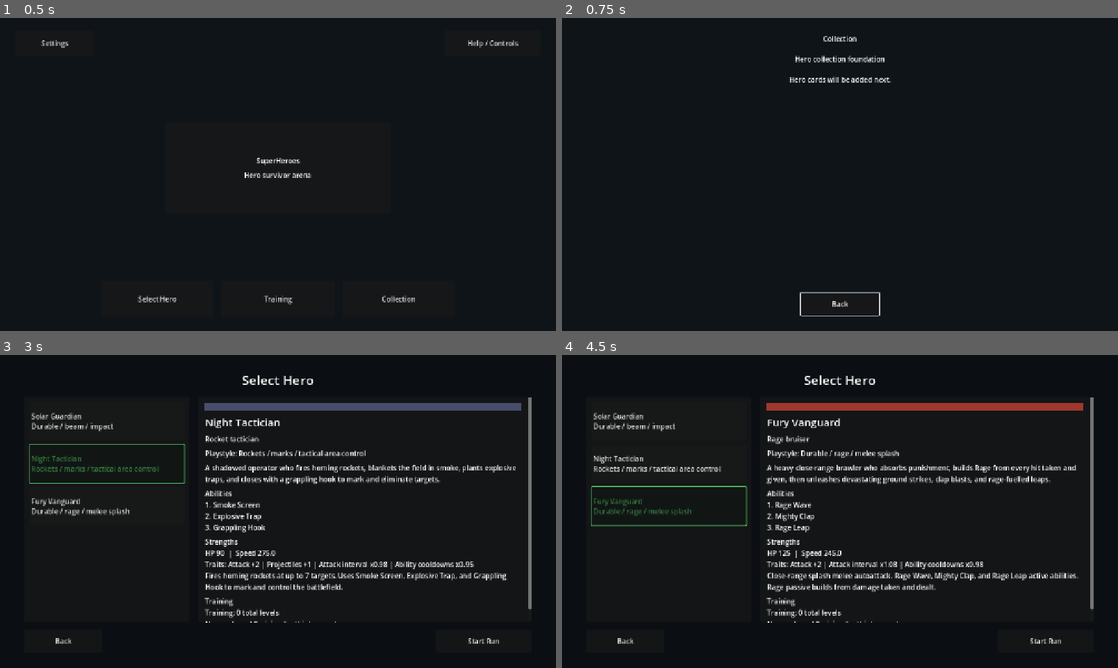
Above: before the commit, frames 1-4 (two rows, left to right).
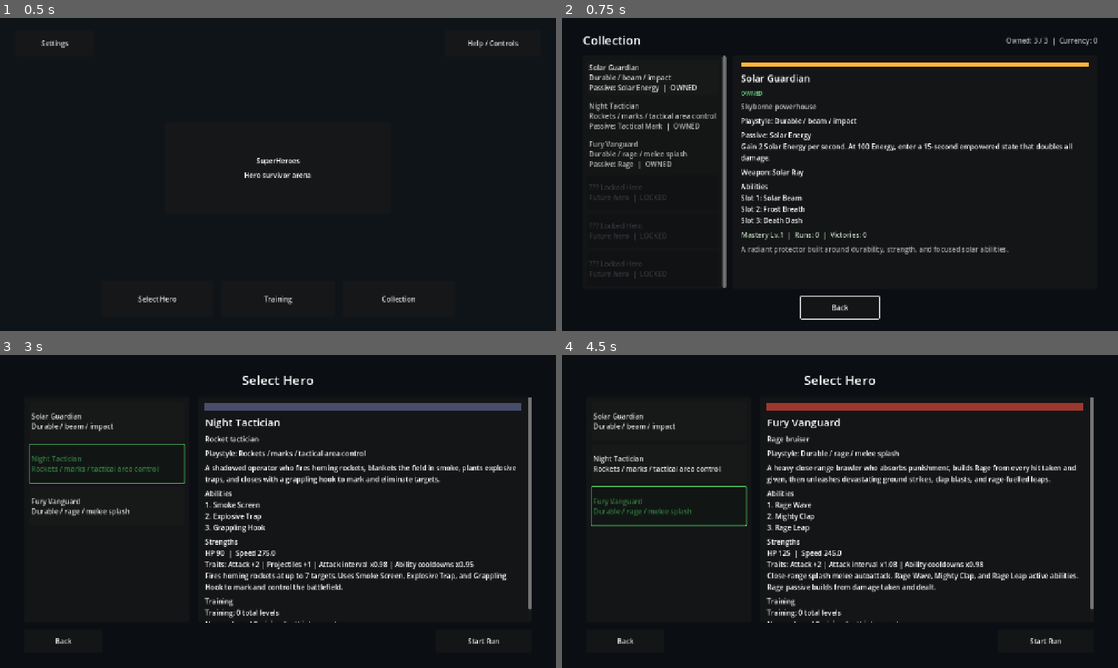
Above: after the commit, the same moments.

Repository: StanisRyz/SuperHeroes
Game: Godot game, scene res://scenes/main/Main.tscn
The game is run twice, just before and just after one commit, with the same random seed, the same clock (stepped at 60 frames per second) and the same inputs.
Inputs:
- Up to frame 1 (0.5 s): no input
- Up to frame 2 (0.75 s): click "Collection" at 0.5 s
- Up to frame 3 (3 s): click "Back" at 1.25 s; click "Select Hero" at 2 s; click "Night Tactician Rockets / mar…" at 2.75 s
- Up to frame 4 (4.5 s): click "Solar Guardian Durable / beam…" at 3.5 s; click "Fury Vanguard Durable / rage …" at 4.25 s

Frame 1 is identical in both runs. In frame 2, 7.4% of the frame differs, in the area x 3-97%, y 5-97%; in frame 3, less than 0.1%; in frame 4, less than 0.1%.

Commit message:
Add hero collection grid
Implement Hero Collection Screen Foundation:
- Replace placeholder Collection screen with a hero card grid.
- Show owned hero cards for Solar Guardian, Night Tactician, and Fury Vanguard.
- Add locked placeholder cards for future heroes.
- Display hero name, subtitle, playstyle, weapon, passive, description, and owned/locked status.
- Add card selection and compact details panel.
- Wire HeroCollectionScreen setup through Main.gd with MetaProgressionManager and HeroDataProvider.
- Preserve Collection open/close flow, ESC/back behavior, Select Hero, Training, Settings, Help, and run start flows.
- Do not implement gacha pulls, shards, equipment, inventory, Training layout rework, or gameplay changes.
- Update README.md, Agents.md, and validation docs if present.

Diff:
--- a/scenes/main/Main.gd
+++ b/scenes/main/Main.gd
@@ -141,6 +141,8 @@
 		return
 	hero_collection_screen = scene.instantiate()
 	add_child(hero_collection_screen)
+	if hero_collection_screen.has_method("setup"):
+		hero_collection_screen.setup(meta_progression_manager, hero_data_provider)
 	if hero_collection_screen.has_signal("back_requested") and not hero_collection_screen.back_requested.is_connected(_close_hero_collection):
 		hero_collection_screen.back_requested.connect(_close_hero_collection)
 
--- a/scenes/ui/HeroCollectionScreen.gd
+++ b/scenes/ui/HeroCollectionScreen.gd
@@ -1,8 +1,26 @@
 extends CanvasLayer
 
 signal back_requested
-
-var _title_label: Label
+signal hero_selected(hero_id: String)
+
+var _meta_manager: Node = null
+var _hero_data_provider: Node = null
+var _selected_hero_id: String = ""
+var _heroes: Array[Dictionary] = []
+
+var _summary_label: Label
+var _card_list: VBoxContainer
+var _card_buttons: Dictionary = {}
+var _detail_swatch: ColorRect
+var _detail_name: Label
+var _detail_status: Label
+var _detail_subtitle: Label
+var _detail_playstyle: Label
+var _detail_passive: Label
+var _detail_weapon: Label
+var _detail_abilities: Label
+var _detail_mastery: Label
+var _detail_description: Label
 var _back_button: Button
 
 
@@ -13,48 +31,75 @@
 	hide()
 
 
+func setup(meta_progression_manager: Node, hero_data_provider: Node) -> void:
+	_meta_manager = meta_progression_manager
+	_hero_data_provider = hero_data_provider
+
+
+func open() -> void:
+	_refresh()
+	show()
+	if _back_button != null:
+		_back_button.grab_focus()
+
+
+func close() -> void:
+	hide()
+
+
+# ─── UI skeleton ──────────────────────────────────────────────────────────────
+
 func _build_ui() -> void:
 	var root := Control.new()
 	root.set_anchors_preset(Control.PRESET_FULL_RECT)
 	add_child(root)
 
 	var bg := ColorRect.new()
+	bg.color = Color(0.045, 0.06, 0.075, 1.0)
 	bg.set_anchors_preset(Control.PRESET_FULL_RECT)
-	bg.color = Color(0.06, 0.08, 0.1, 1.0)
 	root.add_child(bg)
 
-	var margin := MarginContainer.new()
-	margin.set_anchors_preset(Control.PRESET_FULL_RECT)
-	margin.add_theme_constant_override("margin_left", 48)
-	margin.add_theme_constant_override("margin_top", 36)
-	margin.add_theme_constant_override("margin_right", 48)
-	margin.add_theme_constant_override("margin_bottom", 36)
-	root.add_child(margin)
+	var outer := MarginContainer.new()
+	outer.set_anchors_preset(Control.PRESET_FULL_RECT)
+	outer.add_theme_constant_override("margin_left", 48)
+	outer.add_theme_constant_override("margin_top", 32)
+	outer.add_theme_constant_override("margin_right", 48)
+	outer.add_theme_constant_override("margin_bottom", 28)
+	root.add_child(outer)
 
 	var vbox := VBoxContainer.new()
-	vbox.add_theme_constant_override("separation", 24)
-	vbox.alignment = BoxContainer.ALIGNMENT_CENTER
-	margin.add_child(vbox)
-
-	_title_label = Label.new()
-	_title_label.text = "Collection"
-	_title_label.horizontal_alignment = HORIZONTAL_ALIGNMENT_CENTER
-	vbox.add_child(_title_label)
-
-	var subtitle := Label.new()
-	subtitle.text = "Hero collection foundation"
-	subtitle.horizontal_alignment = HORIZONTAL_ALIGNMENT_CENTER
-	vbox.add_child(subtitle)
-
-	var body := Label.new()
-	body.text = "Hero cards will be added next."
-	body.horizontal_alignment = HORIZONTAL_ALIGNMENT_CENTER
-	vbox.add_child(body)
-
-	var spacer := Control.new()
-	spacer.size_flags_vertical = Control.SIZE_EXPAND_FILL
-	vbox.add_child(spacer)
-
+	vbox.add_theme_constant_override("separation", 16)
+	outer.add_child(vbox)
+
+	# ── top row ────────────────────────────────────────────────────────────────
+	var top_row := HBoxContainer.new()
+	top_row.add_theme_constant_override("separation", 12)
+	vbox.add_child(top_row)
+
+	var title := Label.new()
+	title.text = "Collection"
+	title.add_theme_font_size_override("font_size", 28)
+	top_row.add_child(title)
+
+	var top_spacer := Control.new()
+	top_spacer.size_flags_horizontal = Control.SIZE_EXPAND_FILL
+	top_row.add_child(top_spacer)
+
+	_summary_label = Label.new()
+	_summary_label.horizontal_alignment = HORIZONTAL_ALIGNMENT_RIGHT
+	_summary_label.add_theme_color_override("font_color", Color(0.7, 0.7, 0.7, 1.0))
+	top_row.add_child(_summary_label)
+
+	# ── content row ────────────────────────────────────────────────────────────
+	var content := HBoxContainer.new()
+	content.size_flags_vertical = Control.SIZE_EXPAND_FILL
+	content.add_theme_constant_override("separation", 16)
+	vbox.add_child(content)
+
+	_build_card_panel(content)
+	_build_detail_panel(content)
+
+	# ── back button ────────────────────────────────────────────────────────────
 	_back_button = Button.new()
 	_back_button.text = "Back"
 	_back_button.custom_minimum_size = Vector2(180, 52)
@@ -63,15 +108,303 @@
 	vbox.add_child(_back_button)
 
 
-func open() -> void:
-	show()
-	if _back_button != null:
-		_back_button.grab_focus()
-
-
-func close() -> void:
-	hide()
-
+func _build_card_panel(parent: Control) -> void:
+	var panel := PanelContainer.new()
+	panel.custom_minimum_size = Vector2(330, 0)
+	panel.size_flags_vertical = Control.SIZE_EXPAND_FILL
+	parent.add_child(panel)
+
+	var scroll := ScrollContainer.new()
+	scroll.size_flags_horizontal = Control.SIZE_EXPAND_FILL
+	scroll.size_flags_vertical = Control.SIZE_EXPAND_FILL
+	scroll.horizontal_scroll_mode = ScrollContainer.SCROLL_MODE_DISABLED
+	panel.add_child(scroll)
+
+	var inner := MarginContainer.new()
+	inner.size_flags_horizontal = Control.SIZE_EXPAND_FILL
+	inner.add_theme_constant_override("margin_left", 10)
+	inner.add_theme_constant_override("margin_top", 10)
+	inner.add_theme_constant_override("margin_right", 10)
+	inner.add_theme_constant_override("margin_bottom", 10)
+	scroll.add_child(inner)
+
+	_card_list = VBoxContainer.new()
+	_card_list.size_flags_horizontal = Control.SIZE_EXPAND_FILL
+	_card_list.add_theme_constant_override("separation", 8)
+	inner.add_child(_card_list)
+
+
+func _build_detail_panel(parent: Control) -> void:
+	var panel := PanelContainer.new()
+	panel.size_flags_horizontal = Control.SIZE_EXPAND_FILL
+	panel.size_flags_vertical = Control.SIZE_EXPAND_FILL
+	parent.add_child(panel)
+
+	var scroll := ScrollContainer.new()
+	scroll.size_flags_horizontal = Control.SIZE_EXPAND_FILL
+	scroll.size_flags_vertical = Control.SIZE_EXPAND_FILL
+	scroll.horizontal_scroll_mode = ScrollContainer.SCROLL_MODE_DISABLED
+	panel.add_child(scroll)
+
+	var inner := MarginContainer.new()
+	inner.size_flags_horizontal = Control.SIZE_EXPAND_FILL
+	inner.add_theme_constant_override("margin_left", 18)
+	inner.add_theme_constant_override("margin_top", 14)
+	inner.add_theme_constant_override("margin_right", 18)
+	inner.add_theme_constant_override("margin_bottom", 14)
+	scroll.add_child(inner)
+
+	var dv := VBoxContainer.new()
+	dv.size_flags_horizontal = Control.SIZE_EXPAND_FILL
+	dv.add_theme_constant_override("separation", 10)
+	inner.add_child(dv)
+
+	_detail_swatch = ColorRect.new()
+	_detail_swatch.custom_minimum_size = Vector2(0, 12)
+	dv.add_child(_detail_swatch)
+
+	_detail_name = Label.new()
+	_detail_name.add_theme_font_size_override("font_size", 22)
+	dv.add_child(_detail_name)
+
+	_detail_status = Label.new()
+	_detail_status.add_theme_font_size_override("font_size", 13)
+	dv.add_child(_detail_status)
+
+	_detail_subtitle = Label.new()
+	_detail_subtitle.add_theme_color_override("font_color", Color(0.75, 0.75, 0.75, 1.0))
+	dv.add_child(_detail_subtitle)
+
+	_detail_playstyle = Label.new()
+	dv.add_child(_detail_playstyle)
+
+	_detail_passive = Label.new()
+	_detail_passive.autowrap_mode = TextServer.AUTOWRAP_WORD_SMART
+	dv.add_child(_detail_passive)
+
+	_detail_weapon = Label.new()
+	dv.add_child(_detail_weapon)
+
+	_detail_abilities = Label.new()
+	_detail_abilities.autowrap_mode = TextServer.AUTOWRAP_WORD_SMART
+	dv.add_child(_detail_abilities)
+
+	_detail_mastery = Label.new()
+	_detail_mastery.add_theme_color_override("font_color", Color(0.7, 0.8, 0.7, 1.0))
+	dv.add_child(_detail_mastery)
+
+	_detail_description = Label.new()
+	_detail_description.autowrap_mode = TextServer.AUTOWRAP_WORD_SMART
+	_detail_description.add_theme_color_override("font_color", Color(0.65, 0.65, 0.65, 1.0))
+	dv.add_child(_detail_description)
+
+
+# ─── Refresh ──────────────────────────────────────────────────────────────────
+
+func _refresh() -> void:
+	_heroes = []
+	if _hero_data_provider != null and _hero_data_provider.has_method("get_all_heroes"):
+		_heroes = _hero_data_provider.get_all_heroes()
+
+	_rebuild_card_list()
+	_update_summary_label()
+
+	var initial_id := _pick_initial_hero_id()
+	if not initial_id.is_empty():
+		_select_hero(initial_id)
+	else:
+		_clear_detail_panel()
+
+
+func _rebuild_card_list() -> void:
+	for child in _card_list.get_children():
+		child.queue_free()
+	_card_buttons.clear()
+
+	for hero in _heroes:
+		var hero_id := str(hero.get("id", ""))
+		var is_owned := _check_owned(hero)
+		var card := _build_hero_card(hero, is_owned)
+		_card_list.add_child(card)
+		_card_buttons[hero_id] = card
+
+	for i in range(3):
+		var placeholder := _build_locked_placeholder_card(i + 1)
+		_card_list.add_child(placeholder)
+
+
+func _build_hero_card(hero: Dictionary, is_owned: bool) -> Button:
+	var hero_id := str(hero.get("id", ""))
+	var display_name := str(hero.get("display_name", "Hero"))
+	var playstyle := str(hero.get("playstyle", ""))
+	var passive_name: String = ""
+	var kit: Dictionary = hero.get("ability_kit", {})
+	if kit is Dictionary:
+		passive_name = str(kit.get("passive_name", ""))
+	var status_text := "OWNED" if is_owned else "LOCKED"
+
+	var card_text := "%s\n%s\nPassive: %s  |  %s" % [display_name, playstyle, passive_name, status_text]
+
+	var btn := Button.new()
+	btn.text = card_text
+	btn.custom_minimum_size = Vector2(0, 80)
+	btn.size_flags_horizontal = Control.SIZE_EXPAND_FILL
+	btn.alignment = HORIZONTAL_ALIGNMENT_LEFT
+	btn.clip_text = false
+	if not is_owned:
+		btn.modulate = Color(0.55, 0.55, 0.55, 1.0)
+	btn.pressed.connect(_select_hero.bind(hero_id))
+	return btn
+
+
+func _build_locked_placeholder_card(index: int) -> Button:
+	var btn := Button.new()
+	btn.text = "??? Locked Hero\nFuture hero  |  LOCKED"
+	btn.custom_minimum_size = Vector2(0, 80)
+	btn.size_flags_horizontal = Control.SIZE_EXPAND_FILL
+	btn.alignment = HORIZONTAL_ALIGNMENT_LEFT
+	btn.modulate = Color(0.4, 0.4, 0.45, 1.0)
+	btn.disabled = true
+	return btn
+
+
+# ─── Selection ────────────────────────────────────────────────────────────────
+
+func _select_hero(hero_id: String) -> void:
+	var hero := _get_hero(hero_id)
+	if hero.is_empty():
+		return
+	_selected_hero_id = hero_id
+	_refresh_card_highlights()
+	var is_owned := _check_owned(hero)
+	_update_detail_panel(hero, is_owned)
+	hero_selected.emit(hero_id)
+
+
+func _refresh_card_highlights() -> void:
+	for id in _card_buttons:
+		var btn: Button = _card_buttons[id]
+		if btn == null or not is_instance_valid(btn):
+			continue
+		var hero := _get_hero(str(id))
+		var is_owned := _check_owned(hero)
+		if str(id) == _selected_hero_id:
+			btn.modulate = Color(1.0, 1.0, 1.0, 1.0)
+		else:
+			btn.modulate = Color(0.55, 0.55, 0.55, 1.0) if not is_owned else Color(0.82, 0.82, 0.82, 1.0)
+
+
+func _update_detail_panel(hero: Dictionary, is_owned: bool) -> void:
+	if _detail_name == null:
+		return
+
+	var hero_id := str(hero.get("id", ""))
+	var display_name := str(hero.get("display_name", "Hero"))
+	var subtitle := str(hero.get("subtitle", ""))
+	var playstyle := str(hero.get("playstyle", ""))
+	var description := str(hero.get("description", ""))
+	var hero_color: Color = hero.get("color", Color(0.6, 0.6, 0.6, 1.0))
+
+	var kit: Dictionary = hero.get("ability_kit", {})
+	var passive_name := str(kit.get("passive_name", "")) if kit is Dictionary else ""
+	var passive_desc := str(kit.get("passive_description", "")) if kit is Dictionary else ""
+
+	var primary_weapon: Dictionary = hero.get("primary_weapon", {})
+	var weapon_name := str(primary_weapon.get("display_name", "")) if primary_weapon is Dictionary else ""
+
+	var ability_names: Dictionary = hero.get("ability_names", {})
+	var ability_lines: Array[String] = []
+	for slot in [1, 2, 3]:
+		var slot_data: Dictionary = ability_names.get(slot, {}) if ability_names is Dictionary else {}
+		var aname := str(slot_data.get("display_name", "Ability %d" % slot))
+		ability_lines.append("Slot %d: %s" % [slot, aname])
+
+	_detail_swatch.color = hero_color
+	_detail_name.text = display_name
+	_detail_status.text = "OWNED" if is_owned else "LOCKED"
+	_detail_status.add_theme_color_override("font_color",
+		Color(0.4, 0.85, 0.5, 1.0) if is_owned else Color(0.7, 0.4, 0.4, 1.0))
+	_detail_subtitle.text = subtitle
+	_detail_playstyle.text = "Playstyle: %s" % playstyle
+	_detail_passive.text = "Passive: %s\n%s" % [passive_name, passive_desc]
+	_detail_weapon.text = "Weapon: %s" % weapon_name
+	_detail_abilities.text = "Abilities\n%s" % "\n".join(ability_lines)
+	_detail_mastery.text = _build_mastery_text(hero_id)
+	_detail_description.text = description
+
+
+func _clear_detail_panel() -> void:
+	if _detail_name == null:
+		return
+	_detail_swatch.color = Color(0.2, 0.2, 0.2, 1.0)
+	_detail_name.text = "Select a hero"
+	_detail_status.text = ""
+	_detail_subtitle.text = ""
+	_detail_playstyle.text = ""
+	_detail_passive.text = ""
+	_detail_weapon.text = ""
+	_detail_abilities.text = ""
+	_detail_mastery.text = ""
+	_detail_description.text = ""
+
+
+# ─── Helpers ──────────────────────────────────────────────────────────────────
+
+func _check_owned(hero: Dictionary) -> bool:
+	if hero.is_empty():
+		return false
+	var hero_id := str(hero.get("id", ""))
+	if _meta_manager != null and _meta_manager.has_method("is_hero_unlocked"):
+		return _meta_manager.is_hero_unlocked(hero_id)
+	return bool(hero.get("unlocked_by_default", false))
+
+
+func _get_hero(hero_id: String) -> Dictionary:
+	for h in _heroes:
+		if str(h.get("id", "")) == hero_id:
+			return h
+	return {}
+
+
+func _pick_initial_hero_id() -> String:
+	for hero in _heroes:
+		if _check_owned(hero):
+			return str(hero.get("id", ""))
+	if not _heroes.is_empty():
+		return str(_heroes[0].get("id", ""))
+	return ""
+
+
+func _build_mastery_text(hero_id: String) -> String:
+	if _meta_manager == null or not _meta_manager.has_method("get_hero_mastery_summary"):
+		return ""
+	var mastery_all: Dictionary = _meta_manager.get_hero_mastery_summary()
+	if not mastery_all.has(hero_id):
+		return ""
+	var entry: Dictionary = mastery_all.get(hero_id, {})
+	if not entry is Dictionary:
+		return ""
+	var level := int(entry.get("highest_mastery_level", 1))
+	var runs := int(entry.get("runs_played", 0))
+	var wins := int(entry.get("victories", 0))
+	return "Mastery Lv.%d  |  Runs: %d  |  Victories: %d" % [level, runs, wins]
+
+
+func _update_summary_label() -> void:
+	if _summary_label == null:
+		return
+	var owned_count := 0
+	for hero in _heroes:
+		if _check_owned(hero):
+			owned_count += 1
+	var total := _heroes.size()
+	var currency_text := ""
+	if _meta_manager != null and _meta_manager.has_method("get_currency"):
+		currency_text = "  |  Currency: %d" % _meta_manager.get_currency()
+	_summary_label.text = "Owned: %d / %d%s" % [owned_count, total, currency_text]
+
+
+# ─── Signals ──────────────────────────────────────────────────────────────────
 
 func _on_back_pressed() -> void:
 	back_requested.emit()
Not shown, changed: Agents.md
Not shown, changed: README.md
Not shown, changed: docs/validation/gameplay_validation.md
